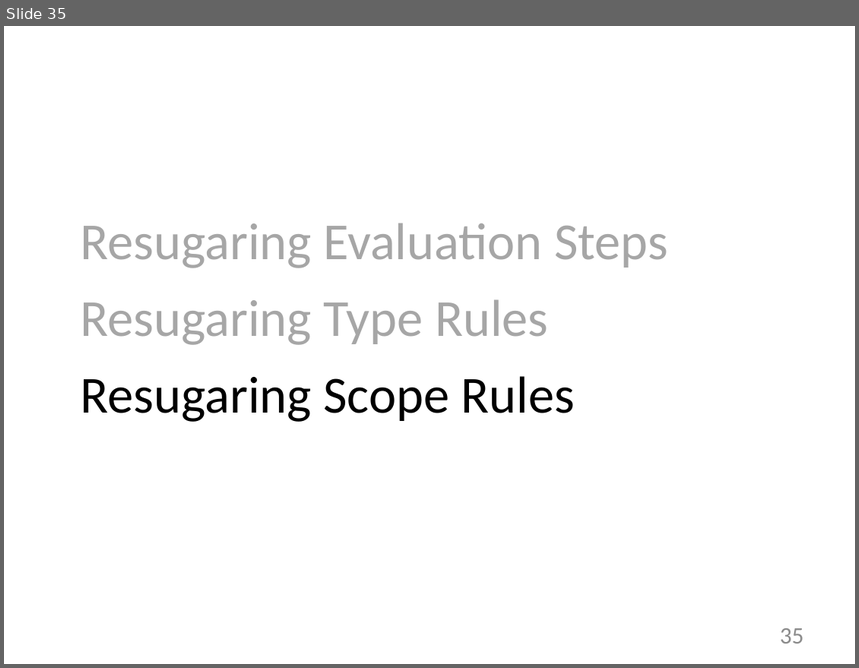
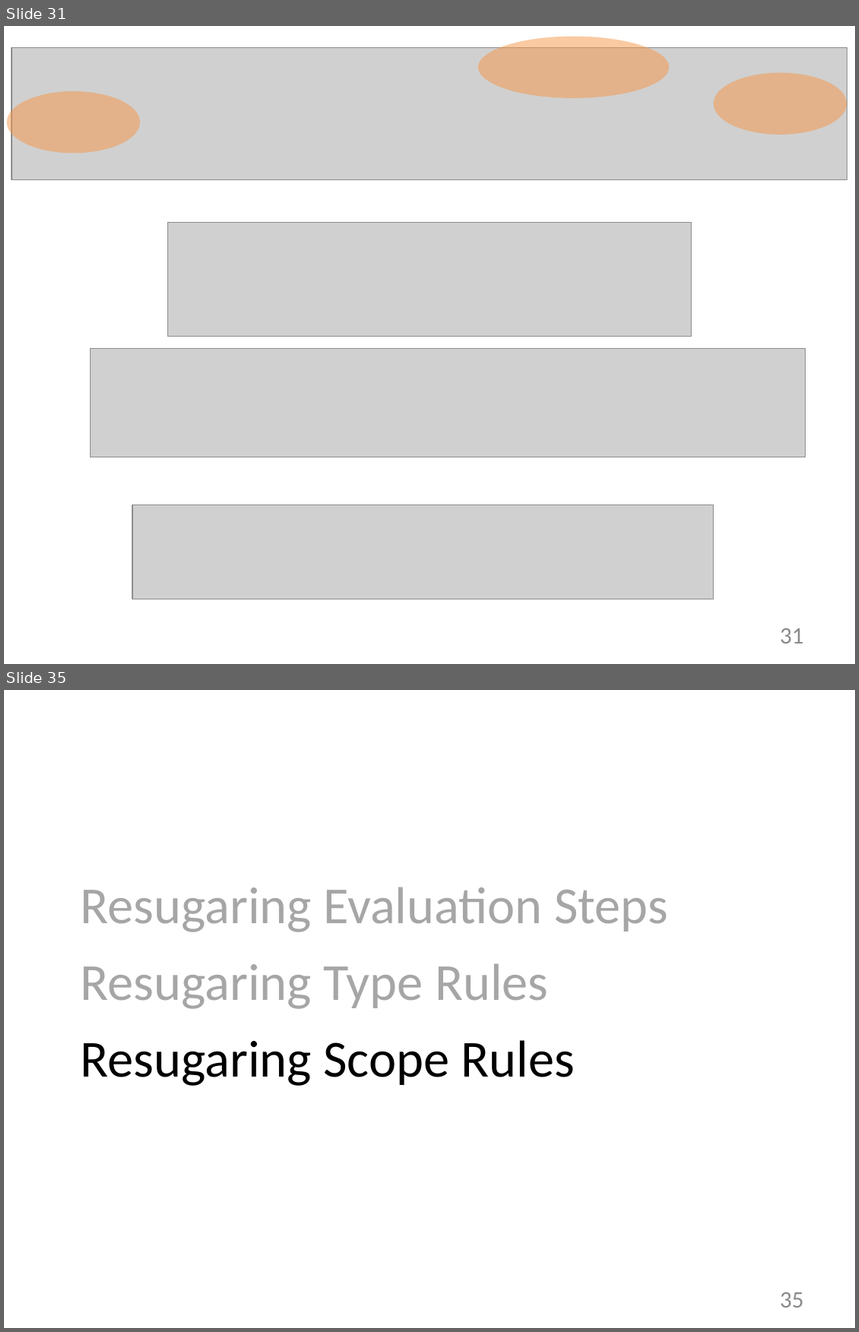
Before and after one commit to justinpombrio/thesis, a slide deck: defense.pptx. Shown one above the other, each under a label of ours: slide 35 before the commit, slides 31 and 35 after it; the slides between them are not shown. The pictures are 859x668 and 859x1332 pixels, drawn with LibreOffice and Linux fonts; fonts in the diff are those of the drawing; grey boxes stand for pictures. Boxes give left, top, right and bottom in pixels: in the first picture for what was removed or moved away, otherwise in the second. Text is boxed around its words. In the diff, an @@ line names an element or a change of style, - is before the commit and + after.

```diff
--- a/defense.pptx
+++ b/defense.pptx
@@ slide 31 added at box(4, 26, 855, 664), background #FFFFFF @@
@@ picture added at box(12, 48, 848, 180) @@
@@ ellipse added at box(478, 36, 669, 98), fill #F79646 at 50% opacity @@
@@ ellipse added at box(6, 91, 140, 154), fill #F79646 at 50% opacity @@
@@ ellipse added at box(714, 73, 848, 135), fill #F79646 at 50% opacity @@
@@ picture added at box(167, 223, 691, 337) @@
@@ picture added at box(90, 348, 805, 458) @@
@@ picture added at box(132, 506, 713, 600) @@
@@ page number added at box(780, 629, 804, 644), 20 pt, text #8C8C8C @@
+31
```
Also in this commit, not shown: 4 slides changed, 1 slide removed.
